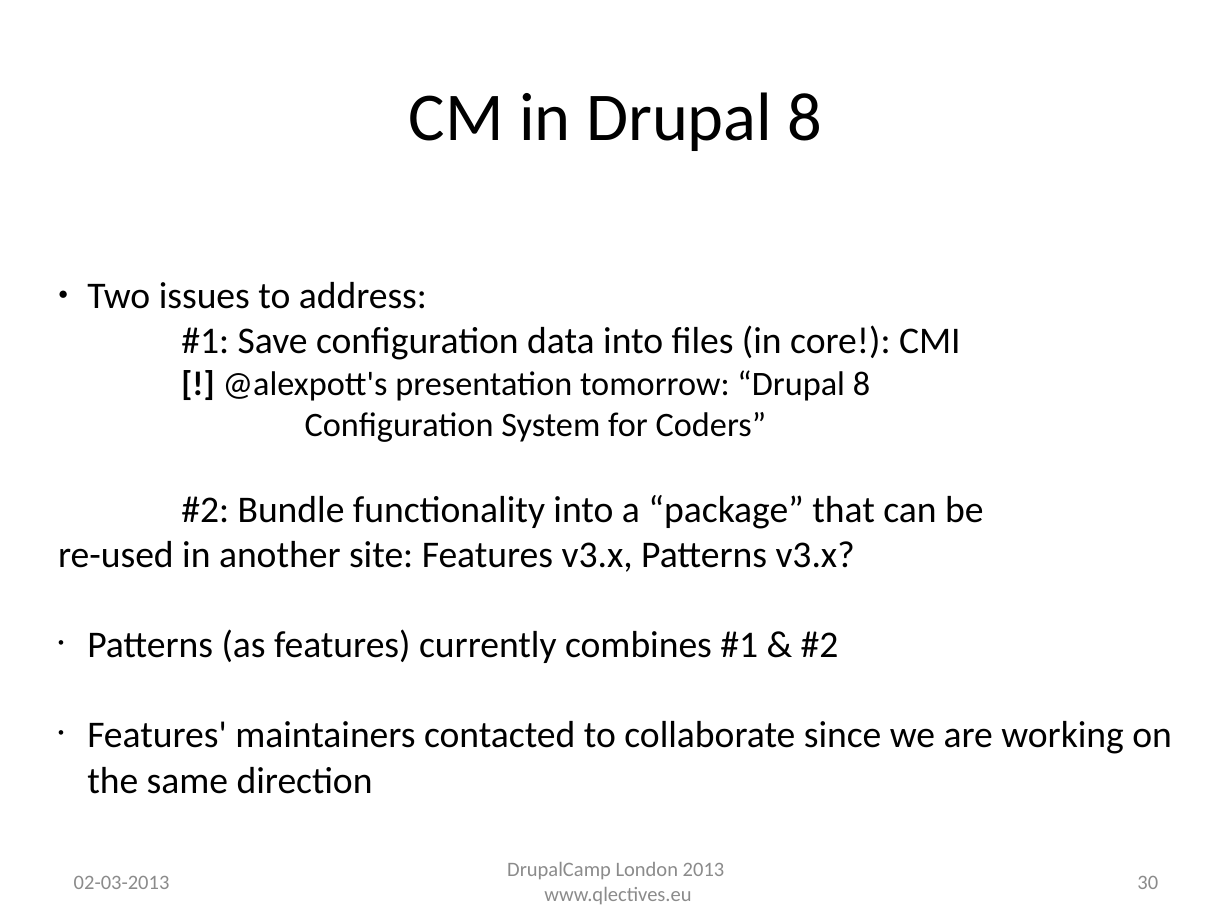
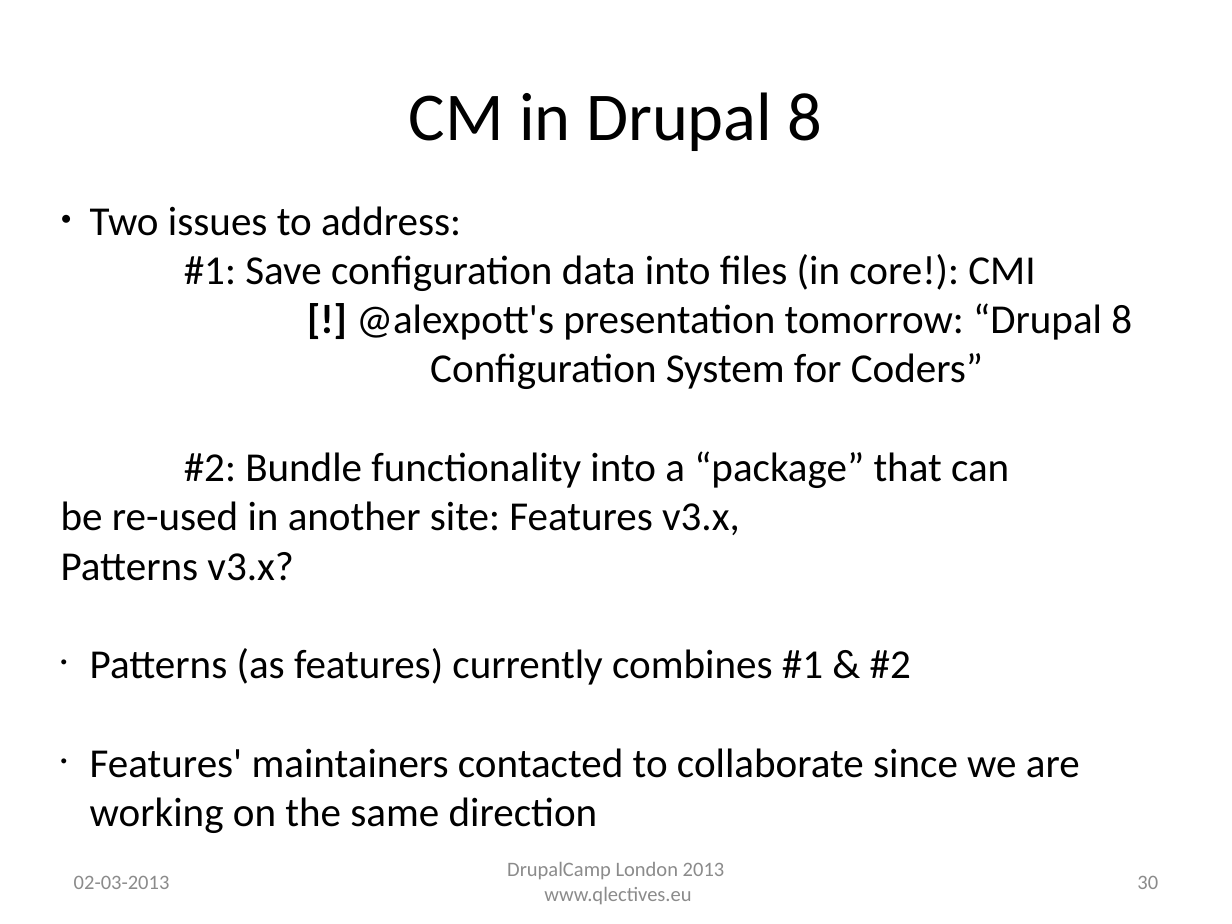
Before and after one commit to QScience/dc-slides, a slide deck: slide 30 of dclondon2013/patterns_dclondon2013.odp. Drawn at 1232x924 pixels with LibreOffice and Linux fonts; fonts in the diff are those of the drawing; background and template pictures are left out. Boxes give left, top, right and bottom in pixels: in the first picture for what was removed or moved away, otherwise in the second. Text is boxed around its words. In the diff, an @@ line names an element or a change of style, - is before the commit and + after.

```diff
--- a/dclondon2013/patterns_dclondon2013.odp
+++ b/dclondon2013/patterns_dclondon2013.odp
@@ text "Two issues to address:": place and size @@
-text "Two issues to address:" at (58,282,1172,794)
+text "Two issues to address:" at (61,206,1132,833)
@@ text "Two issues to address:" at (61,206,1132,833): size 22 to 24 pt in "Two issues to address:", "#1: Save configuration data into files (in ...", "#2: Bundle functionality into a “package” that ...", "Patterns (as features) currently combines #1 & ..." and 1 more places; size 20 to 24 pt in "[!] @alexpott's presentation tomorrow: “Drupal 8 Configurati ..." @@
```
Also in this commit, not shown: 15 other slides changed, 1 slide added, 3 other files.
